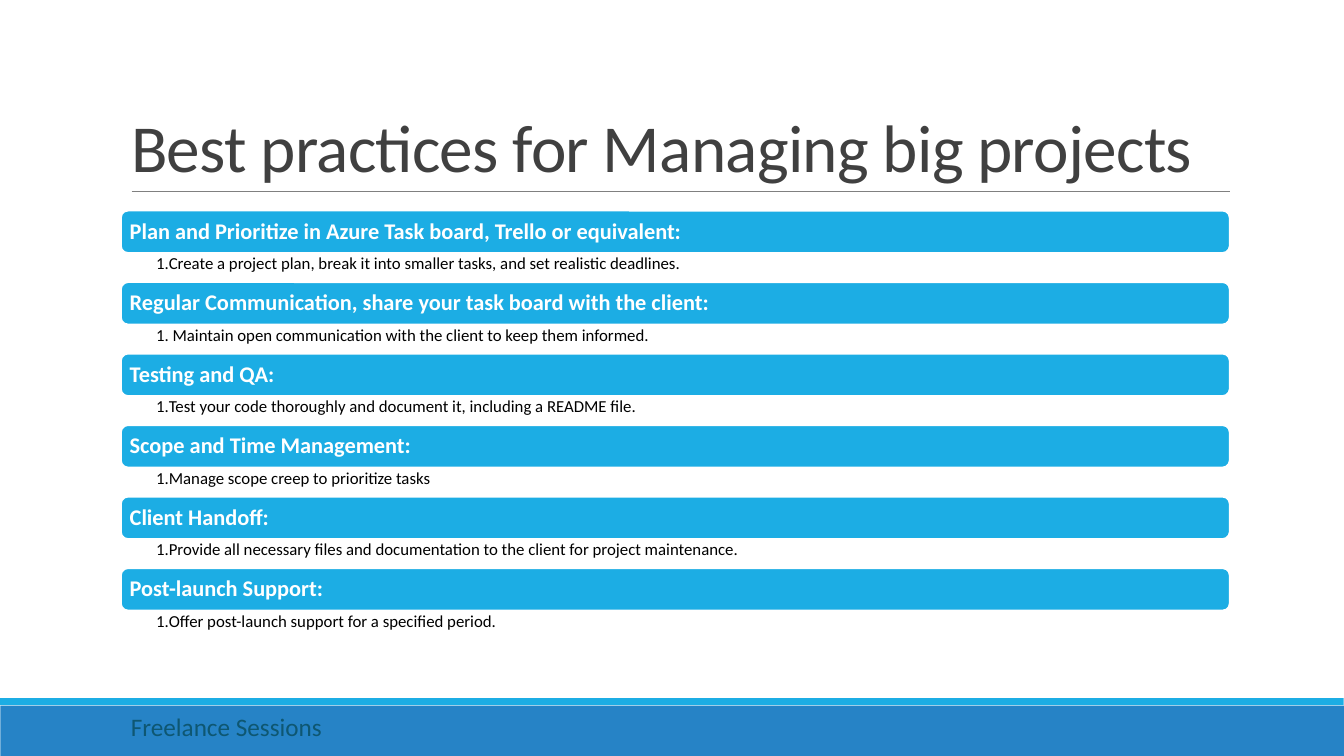
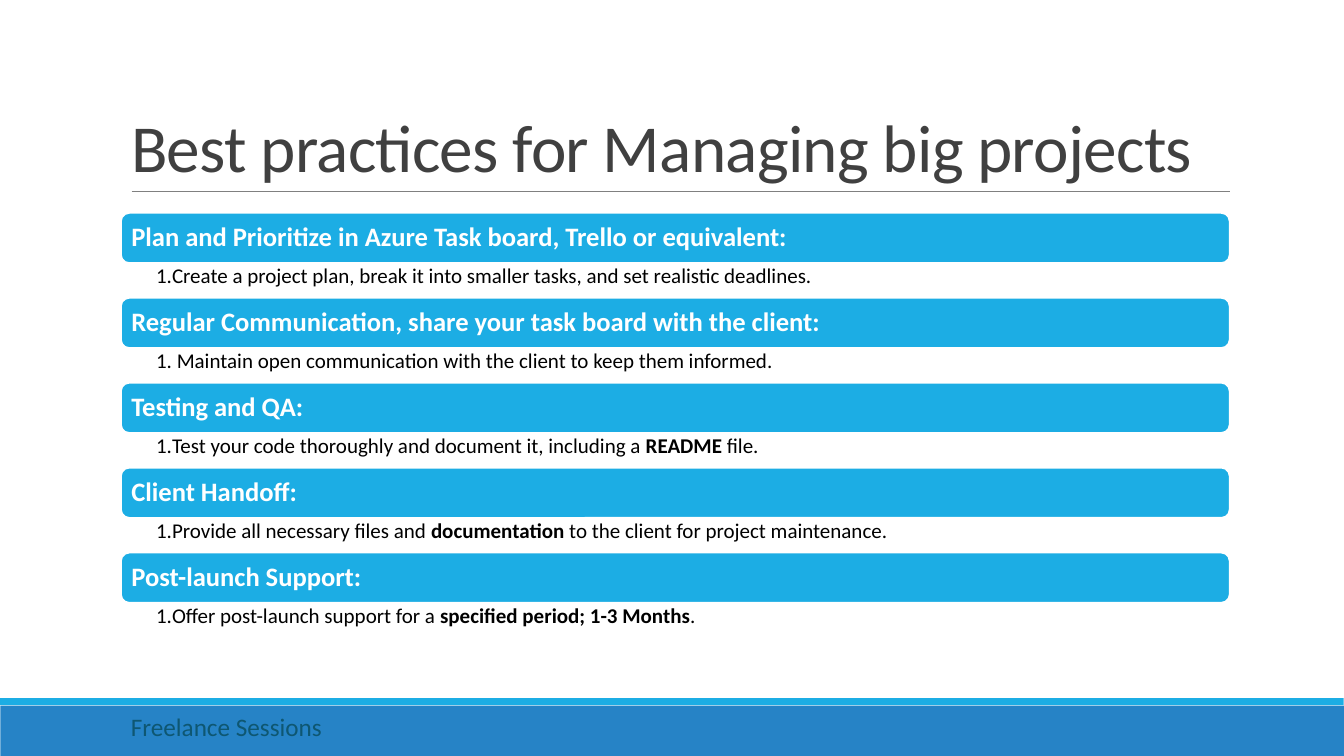
Before and after one commit to rishigujadhur1/Slides, a slide deck: slide 3 of Freelancing/Freelance Session 1 - Upwork.pptx. Drawn at 1344x756 pixels with LibreOffice and Linux fonts; fonts in the diff are those of the drawing. Boxes give left, top, right and bottom in pixels: in the first picture for what was removed or moved away, otherwise in the second. Text is boxed around its words. In the diff, an @@ line names an element or a change of style, - is before the commit and + after.

```diff
--- a/Freelancing/Freelance Session 1 - Upwork.pptx
+++ b/Freelancing/Freelance Session 1 - Upwork.pptx
@@ rounded rectangle: place and size @@
-rounded rectangle at <box>121,211,1230,253</box>
+rounded rectangle at <box>121,213,1230,263</box>
@@ text "Create a project plan, break ...": place and size @@
-text "Create a project plan, break ..." at <box>156,257,680,272</box>
+text "Create a project plan, break ..." at <box>156,268,811,287</box>
@@ text "Create a project plan, break ..." at <box>156,268,811,287</box>: size 12 to 15 pt @@
@@ rounded rectangle: place and size @@
-rounded rectangle at <box>121,282,1230,325</box>
+rounded rectangle at <box>121,297,1230,348</box>
@@ text "Regular Communication, share your task ...": place and size @@
-text "Regular Communication, share your task ..." at <box>130,294,708,314</box>
+text "Regular Communication, share your task ..." at <box>131,312,820,336</box>
@@ text "Maintain open communication with the ..." at <box>177,353,773,372</box>: size 12 to 15 pt @@
@@ text "Maintain open communication with the ...": place and size @@
-text "Maintain open communication with the ..." at <box>173,329,649,344</box>
+text "Maintain open communication with the ..." at <box>177,353,773,372</box>
@@ rounded rectangle: place and size @@
-rounded rectangle at <box>121,354,1230,396</box>
+rounded rectangle at <box>121,383,1230,434</box>
@@ size 16 to 19 pt; more space between paragraphs in 5 elements at <box>131,227,787,251</box>, <box>131,567,361,591</box>, <box>131,312,820,336</box>, <box>131,482,297,501</box>, <box>131,397,304,421</box> @@
@@ text "Testing and QA:": place and size @@
-text "Testing and QA:" at <box>130,366,274,386</box>
+text "Testing and QA:" at <box>131,397,304,421</box>
@@ text "Test your code thoroughly and ...": place and size @@
-text "Test your code thoroughly and ..." at <box>156,400,635,415</box>
+text "Test your code thoroughly and ..." at <box>156,438,759,457</box>
@@ text "Test your code thoroughly and ..." at <box>156,438,759,457</box>: size 12 to 15 pt; bold on in "README" @@
@@ rounded rectangle removed at <box>121,425,1230,468</box> @@
@@ text removed at <box>130,437,411,457</box> @@
-Scope and Time Management:
@@ rounded rectangle: place and size @@
-rounded rectangle at <box>121,497,1230,539</box>
+rounded rectangle at <box>121,468,1230,518</box>
@@ text "Client Handoff:": place and size @@
-text "Client Handoff:" at <box>130,509,269,525</box>
+text "Client Handoff:" at <box>131,482,297,501</box>
@@ text removed at <box>156,472,430,487</box> @@
-  1. Manage scope creep to prioritize tasks
@@ text "Provide all necessary files and ...": place and size @@
-text "Provide all necessary files and ..." at <box>156,543,738,558</box>
+text "Provide all necessary files and ..." at <box>156,523,887,542</box>
@@ text "Provide all necessary files and ..." at <box>156,523,887,542</box>: size 12 to 15 pt; bold on in "documentation" @@
@@ rounded rectangle: place and size @@
-rounded rectangle at <box>121,569,1230,611</box>
+rounded rectangle at <box>121,553,1230,603</box>
@@ text "Post-launch Support:": place and size @@
-text "Post-launch Support:" at <box>130,580,323,600</box>
+text "Post-launch Support:" at <box>131,567,361,591</box>
@@ text at <box>156,608,695,627</box>: text changed; size 12 to 15 pt @@
-  1. Offer post-launch support for a specified period.
+  1. Offer post-launch support for a specified period; 1-3 Months.
```
Also in this commit, not shown: 3 other slides changed.
